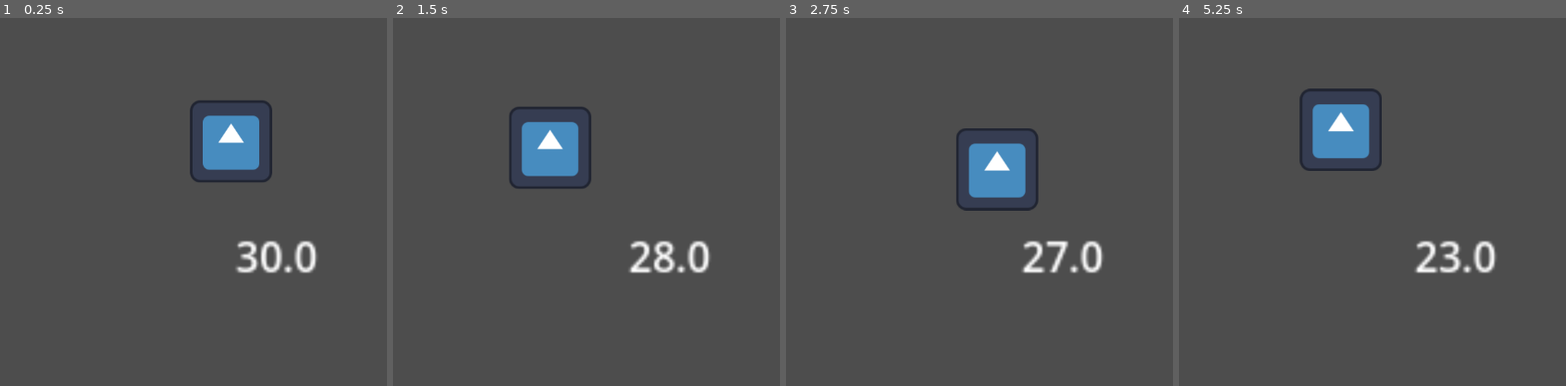
Above: before the commit, frames 1-4 (left to right).
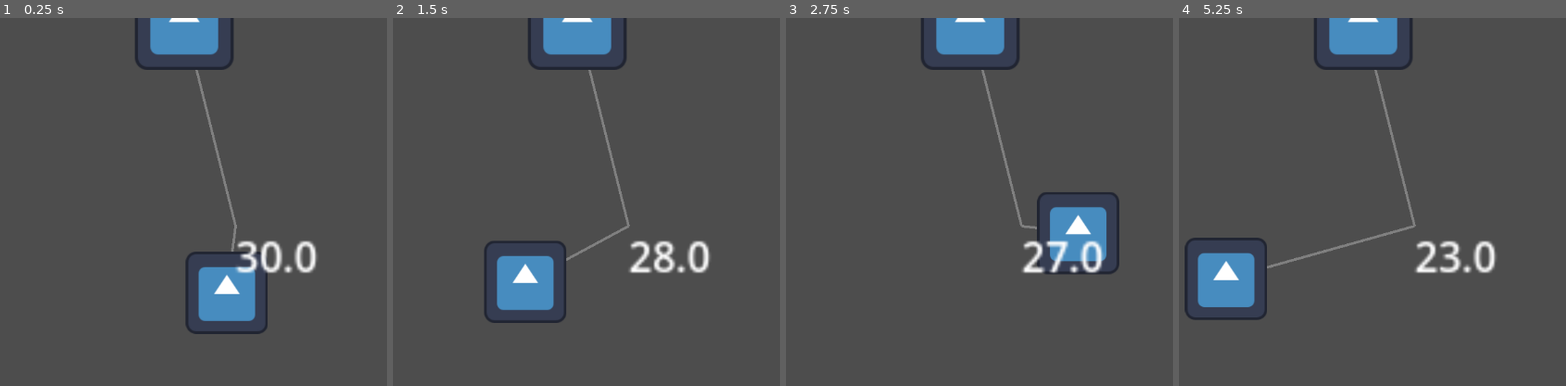
Above: after the commit, the same moments.

Repository: jayvinius/microjam-53
Game: Godot game, scene res://Scenes/Managers/game_manager.tscn
Same seed, same stepped clock (60 frames per second), same inputs: the game is played once before the commit and once after it. The project has no main scene, so this scene is started directly. The engine's default icon, where the game draws it, is replaced by a stand-in: a white triangle on a blue panel in a dark square.
Inputs:
- Up to frame 1 (0.25 s): no input
- Up to frame 2 (1.5 s): tap Space (reel_in) at 0.6, 1.35 s
- Up to frame 3 (2.75 s): tap Space (reel_in) at 2.1 s
- Up to frame 4 (5.25 s): tap Space (reel_in) every 0.75 s from 2.85 to 5.1 s

The runs differ from the first frame. In frame 1, 8.0% of the frame differs, in the area x 34-71%, y 0-86%; in frame 2, 8.3%; in frame 3, 7.9%; in frame 4, 8.5%, in the area x 1-62%, y 0-83%.

Commit message:
Some line drawing

Diff:
--- a/Scenes/Fish/fish.gd
+++ b/Scenes/Fish/fish.gd
@@ -7,10 +7,10 @@
 var target_pos: Vector2
 
 func _new_target() -> void:
-	target_pos = Vector2(randf_range(-60, 60), randf_range(-40, -20))
+	target_pos = Vector2(randf_range(-100, 100), randf_range(0, 60))
 
 func _ready() -> void:
-	position = Vector2(randf_range(-10, 10), randf_range(-40, 0))
+	position = Vector2(randf_range(-10, 10), randf_range(0, 60))
 	_new_target()
 
 func _physics_process(delta: float) -> void:
--- a/Scenes/Managers/game_manager.gd
+++ b/Scenes/Managers/game_manager.gd
@@ -17,8 +17,13 @@
 		stamina -= 1
 		should_regen_stamina = false
 		%StaminaRegenTimer.start()
+		if current_fish.position.y < 0:
+			print("you caught a fish")
 
 	regen_stamina()
+
+func _physics_process(delta: float) -> void:
+	queue_redraw()
 
 func _on_stamina_regen_timer_timeout() -> void:
 	print("here")
@@ -26,4 +31,9 @@
 
 func regen_stamina() -> void:
 	if !should_regen_stamina: return
-	stamina = lerp(stamina, max_stamina, .5)
+	stamina = lerp(stamina, max_stamina, .05)
+
+func _draw() -> void:
+	# TODO: Add more rod things, and make this give the player more feedback on where the fish is
+	draw_line(%Player.position, Vector2(0, 0), Color.WEB_GRAY, 1.0)
+	draw_line(Vector2(0, 0), current_fish.position, Color.WEB_GRAY, 1.0)
--- a/Scenes/Managers/game_manager.tscn
+++ b/Scenes/Managers/game_manager.tscn
@@ -8,16 +8,16 @@
 
 [node name="GameManager" type="Node2D" unique_id=1282475959 node_paths=PackedStringArray("current_fish")]
 script = ExtResource("1_hqrb7")
-current_fish = NodePath("CharacterBody2D")
+current_fish = NodePath("Fish")
 
-[node name="CharacterBody2D" type="CharacterBody2D" parent="." unique_id=98598661]
+[node name="Fish" type="CharacterBody2D" parent="." unique_id=98598661]
 script = ExtResource("3_j1mdm")
 
-[node name="Fish" type="Sprite2D" parent="CharacterBody2D" unique_id=602854422]
+[node name="Sprite2D" type="Sprite2D" parent="Fish" unique_id=602854422]
 scale = Vector2(0.25, 0.25)
 texture = ExtResource("2_6lden")
 
-[node name="CollisionShape2D" type="CollisionShape2D" parent="CharacterBody2D" unique_id=410766878]
+[node name="CollisionShape2D" type="CollisionShape2D" parent="Fish" unique_id=410766878]
 shape = SubResource("CircleShape2D_xbfc7")
 
 [node name="Camera2D" type="Camera2D" parent="." unique_id=77571387]
@@ -33,4 +33,10 @@
 offset_right = 40.0
 offset_bottom = 23.0
 
+[node name="Player" type="Sprite2D" parent="." unique_id=1398494350]
+unique_name_in_owner = true
+position = Vector2(-20, -80)
+scale = Vector2(0.3, 0.3)
+texture = ExtResource("2_6lden")
+
 [connection signal="timeout" from="StaminaRegenTimer" to="." method="_on_stamina_regen_timer_timeout"]
